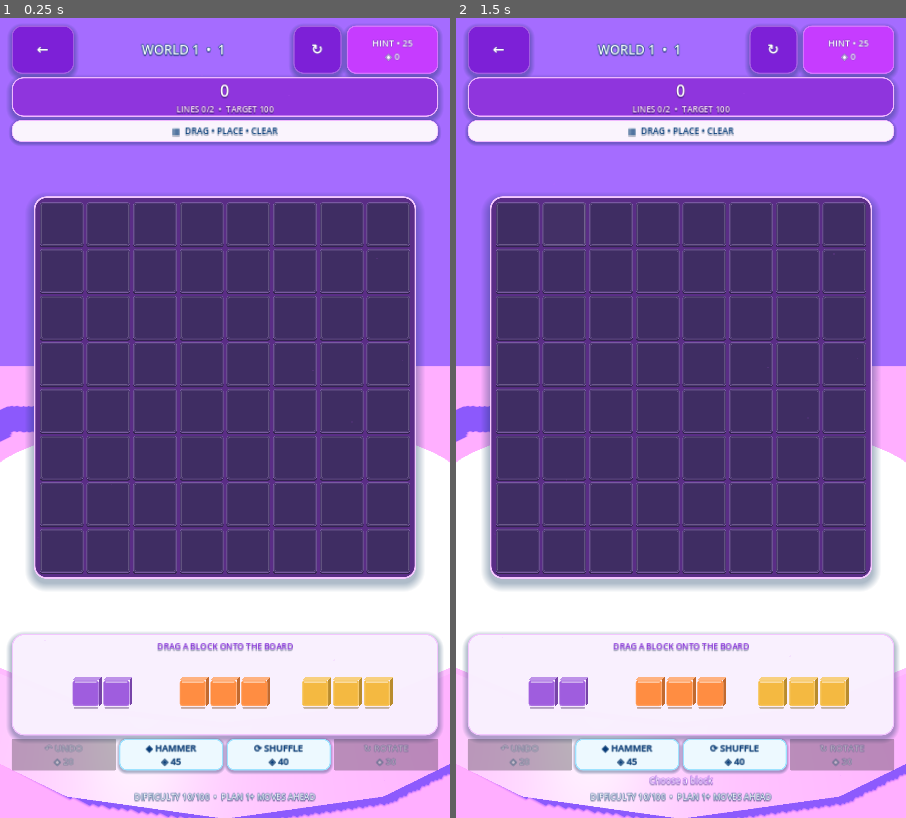
Above: before the commit, frames 1-2 (left to right).
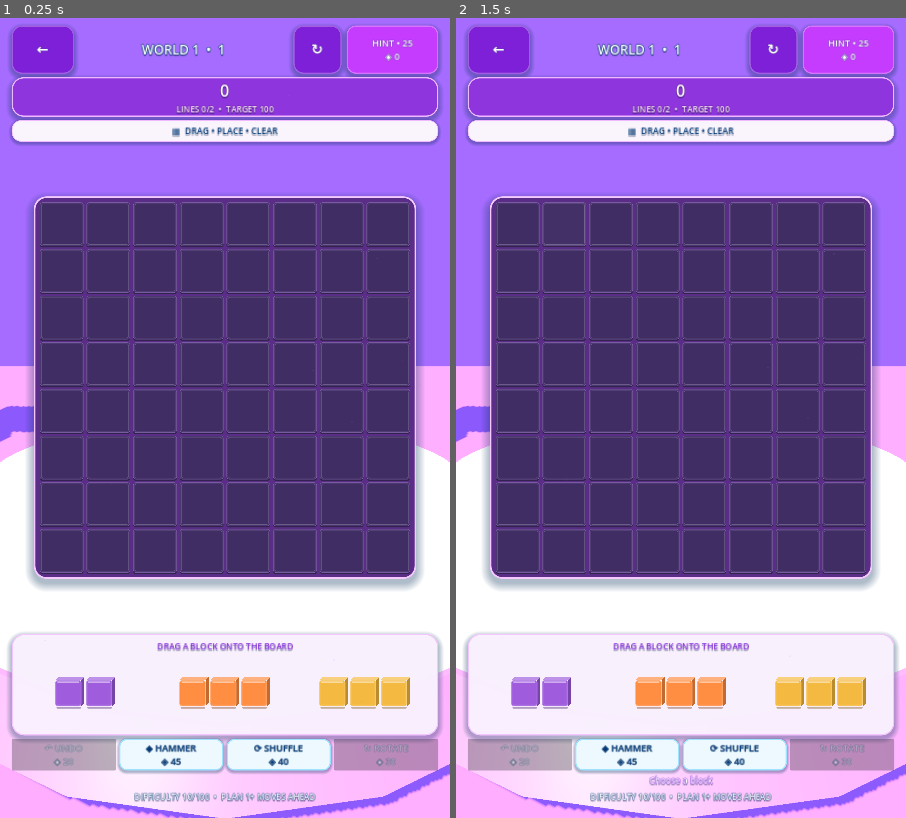
Above: after the commit, the same moments.

Repository: eghosa001/unjam
Game: Godot game, scene res://scenes/BlockPuzzle.tscn
The game is run twice, just before and just after one commit, with the same random seed, the same clock (stepped at 60 frames per second) and the same inputs. This scene is started directly instead of the project's main scene.
Inputs (mouse positions are in pixels of both pictures, inside the frame that each line leads up to):
- Up to frame 1 (0.25 s): no input
- Up to frame 2 (1.5 s): click (519, 226) at 0.52 s; click (564, 226) at 1.27 s

The runs differ from the first frame. In frame 1, 1.0% of the frame differs, in the area x 12-92%, y 82-87%; in frame 2, 1.0%.

Commit message:
Stabilize Block Puzzle tray render slots

Diff:
--- a/scripts/game/block_puzzle_ultra_motion.gd
+++ b/scripts/game/block_puzzle_ultra_motion.gd
@@ -28,15 +28,49 @@
 		hint_label.text = PLACEMENT_HELP
 
 func render_pieces() -> void:
-	for child in piece_row.get_children():
-		piece_row.remove_child(child)
-		child.queue_free()
+	if piece_row == null:
+		return
+	# Keep exactly one stable control per tray slot. Recreating all three buttons
+	# on every render used to allow an outgoing preview/control and its replacement
+	# to be visible in the same frame, producing a doubled brick.
+	while piece_row.get_child_count() > pieces.size():
+		var extra := piece_row.get_child(piece_row.get_child_count() - 1)
+		if extra.has_method("dispose_visuals"):
+			extra.call("dispose_visuals")
+		piece_row.remove_child(extra)
+		extra.queue_free()
 	for i in range(pieces.size()):
-		var button := SmoothPieceButton.new()
-		button.custom_minimum_size = Vector2(270, 150)
-		button.configure(pieces[i], i == selected_piece, piece_colors[i], i)
-		button.pressed.connect(select_piece.bind(i))
-		piece_row.add_child(button)
+		var button: SmoothBlockPieceButton = null
+		if i < piece_row.get_child_count() and piece_row.get_child(i) is SmoothBlockPieceButton:
+			button = piece_row.get_child(i) as SmoothBlockPieceButton
+		else:
+			if i < piece_row.get_child_count():
+				var retired := piece_row.get_child(i)
+				if retired.has_method("dispose_visuals"):
+					retired.call("dispose_visuals")
+				piece_row.remove_child(retired)
+				retired.queue_free()
+			button = SmoothPieceButton.new()
+			piece_row.add_child(button)
+			piece_row.move_child(button, i)
+			button.pressed.connect(select_piece.bind(i))
+		var button_size := _tray_piece_button_size()
+		button.custom_minimum_size = button_size
+		button.size_flags_horizontal = Control.SIZE_EXPAND_FILL
+		button.size_flags_vertical = Control.SIZE_SHRINK_CENTER
+		var color: Color = piece_colors[i] if i < piece_colors.size() else Color("8b7cf6")
+		button.configure(pieces[i], i == selected_piece, color, i)
+
+func _tray_piece_button_size() -> Vector2:
+	var viewport_size := get_viewport_rect().size
+	var compact := viewport_size.x < 700.0 or viewport_size.y < 1100.0
+	var side_budget := 32.0 if compact else 72.0
+	var tray_padding := 24.0 if compact else 36.0
+	var separation := float(piece_row.get_theme_constant("separation")) if piece_row != null else 12.0
+	var usable := maxf(300.0, viewport_size.x - side_budget - tray_padding - separation * 2.0)
+	var width := floorf(usable / 3.0)
+	var height := 112.0 if viewport_size.y < 1050.0 else (136.0 if viewport_size.y < 1400.0 else 154.0)
+	return Vector2(clampf(width, 96.0, 270.0), height)
 
 func _play_place_feedback(indices: Array[int], color: Color, points: int) -> void:
 	FeedbackManager.drop()
